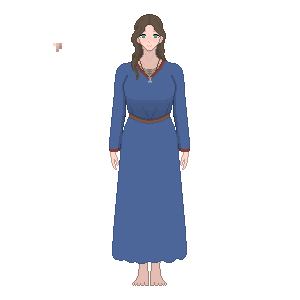
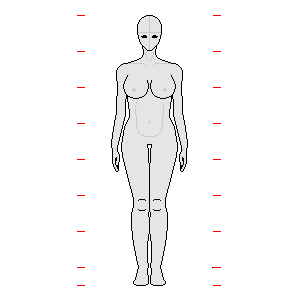
Layered file, before and after one edit (w=300, h=300). Changes by layer:
hid "mjolnir" over [139, 58, 160, 83]
hid "it", painted on it over [53, 14, 190, 286]
painted on "Background" over [77, 15, 221, 286]
